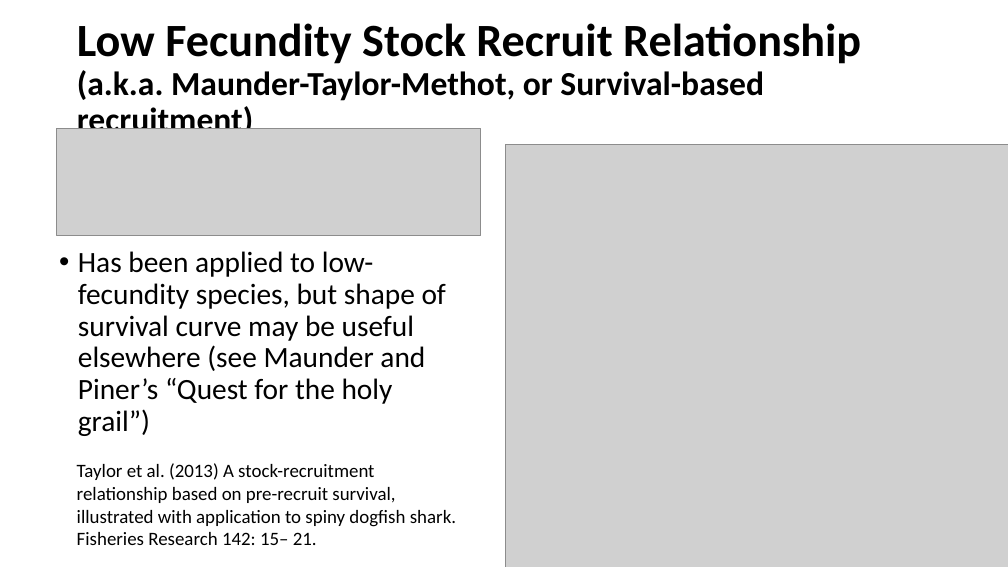
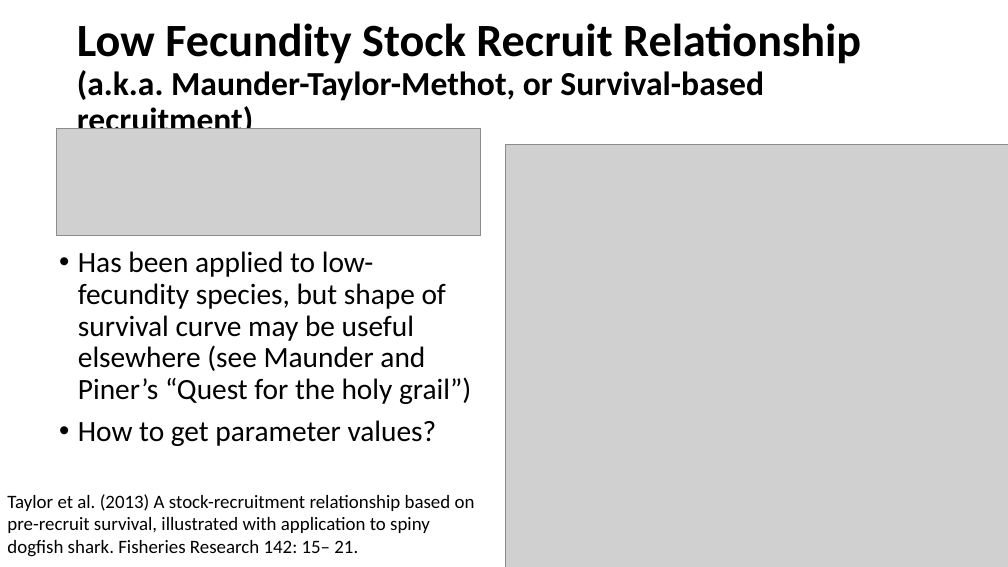
Before and after one commit to iantaylor-NOAA/SSrecruitment, a slide deck: slide 12 of Modeling Recruitment in Stock Synthesis.pptx (slide 11 before the commit). Drawn at 1008x567 pixels with LibreOffice and Linux fonts; fonts in the diff are those of the drawing; grey boxes stand for pictures. Boxes give left, top, right and bottom in pixels: in the first picture for what was removed or moved away, otherwise in the second. Text is boxed around its words. In the diff, an @@ line names an element or a change of style, - is before the commit and + after.

```diff
--- a/Modeling Recruitment in Stock Synthesis.pptx
+++ b/Modeling Recruitment in Stock Synthesis.pptx
@@ text at box(78, 420, 437, 446): paragraph added @@
+• How to get parameter values?
@@ text "Taylor et al. (2013) A ..." rewrapped from box(77, 463, 456, 545) to box(7, 494, 475, 557) @@
```
Also in this commit, not shown: 8 other slides changed, 11 slides added, 1 slide removed, 1 other file.
